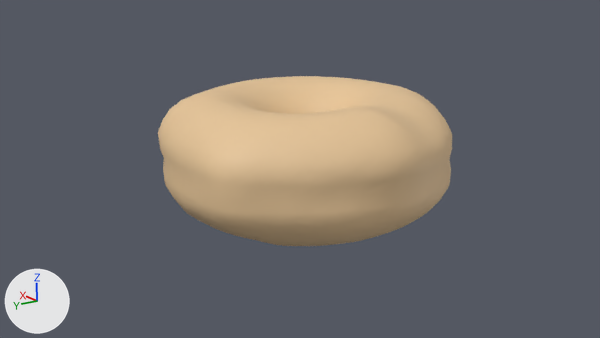
The Blender file Donut.blend: old version first, new version second.
Before and after are seen from the file's camera 'Camera'. Arrows for +X, +Y and +Z are at lower left; the lights stay in place.

The first picture shows 'Donut'.
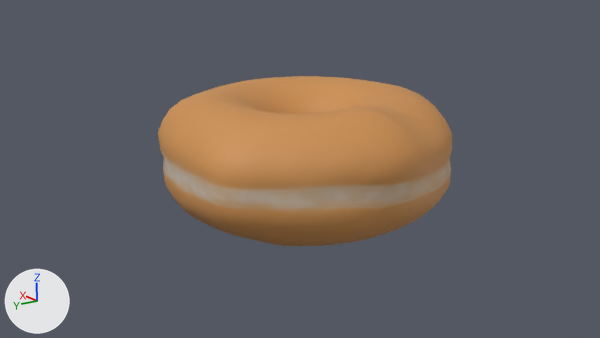
Where the change shows, as pixel boxes [x1, y1, x2, y2] in the pictures (600 x 338 px):
```json
{"object": "Donut", "change": "surface changed", "before": [158, 76, 452, 246], "after": [158, 76, 452, 246], "on screen": "beige to orange"}
```

Edits to the scene script, one JSON object a line:
```json
{"op": "add", "block": "img_donut_base", "code": ["img_donut_base = load_image('Donut Base', 'Donut Base.png', 512, 512, 'sRGB')"]}
{"block": "mat_donut", "where": "n0 = _N.new('ShaderNodeBsdfPrincipled'); n0.name = 'Principled BSDF'"}
{"op": "remove", "block": "mat_donut", "code": "n0.inputs[0].default_value = (0.805, 0.565, 0.315, 1.0)  # 'Base Color', beige #e8c698"}
{"op": "add", "block": "mat_donut", "code": "n5 = _N.new('ShaderNodeTexImage'); n5.name = 'Image Texture'"}
{"op": "add", "block": "mat_donut", "code": "n5.image = img_donut_base"}
{"op": "add", "block": "mat_donut", "code": "_L.new(n5.outputs[0], n0.inputs[0])  # 'Color' to 'Base Color'"}
```
